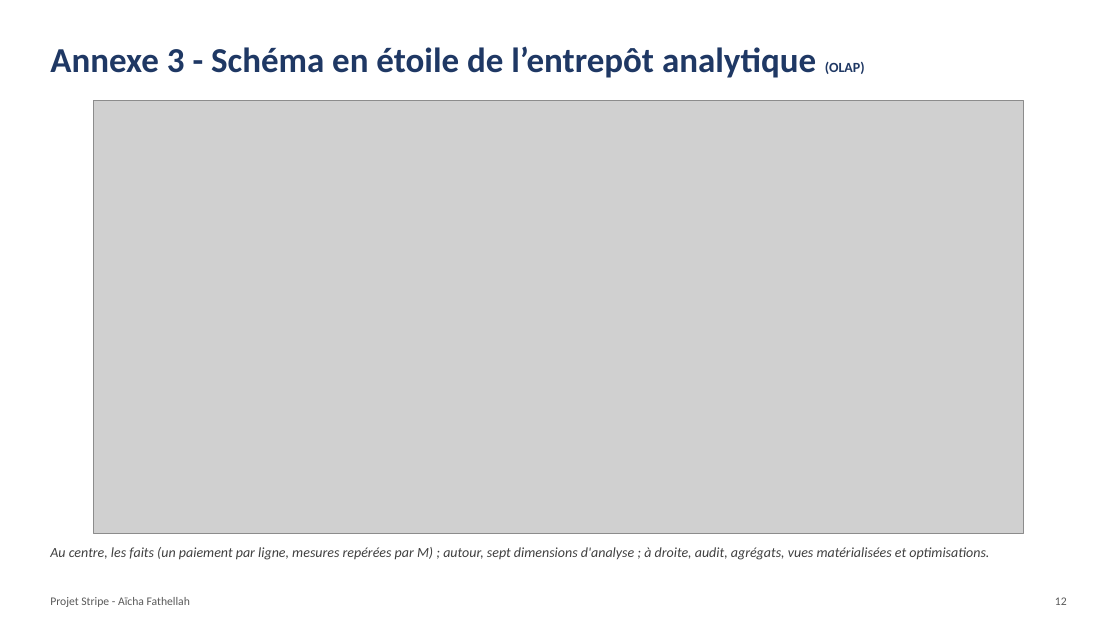
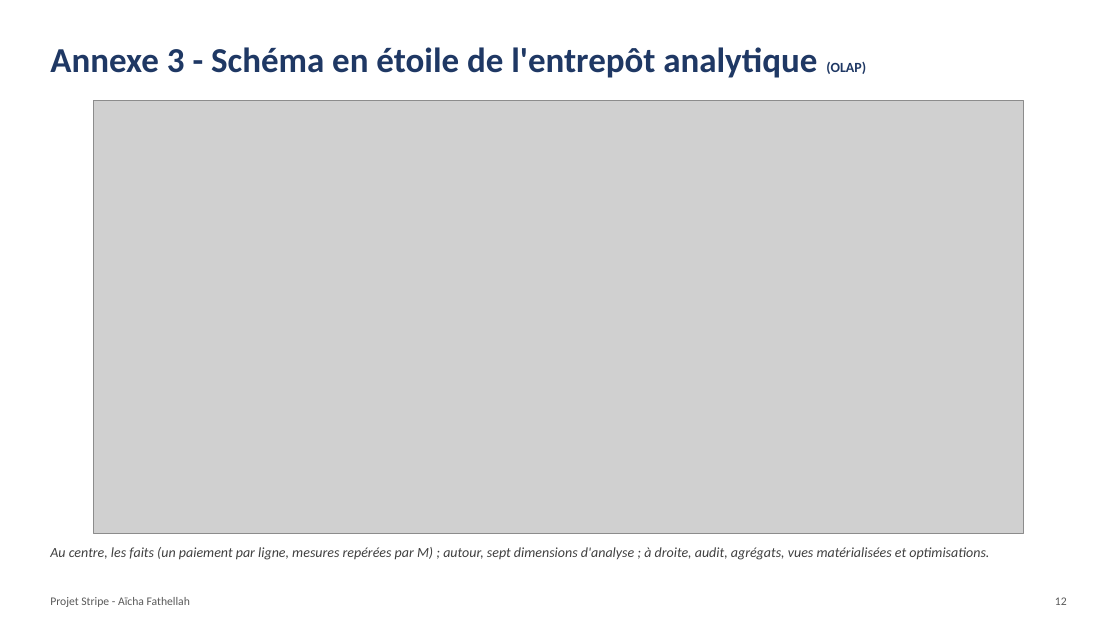
Before and after one commit to AichaFa/3-Projets_Lead, a slide deck: slide 12 of 2_Stripe_Business_Case/01_presentation/Presentation_Stripe.pptx. Drawn at 1120x630 pixels with LibreOffice and Linux fonts; fonts in the diff are those of the drawing; grey boxes stand for pictures. Boxes give left, top, right and bottom in pixels: in the first picture for what was removed or moved away, otherwise in the second. Text is boxed around its words. In the diff, an @@ line names an element or a change of style, - is before the commit and + after.

Commit message:
Présentation : corrections de texte (annexes 3, 4, 6, 8, 9 et résultats) ; schéma en étoile : cardinalités zéro ou plusieurs côté faits

```diff
--- a/2_Stripe_Business_Case/01_presentation/Presentation_Stripe.pptx
+++ b/2_Stripe_Business_Case/01_presentation/Presentation_Stripe.pptx
@@ title at [50, 47, 866, 78]: text changed @@
-Annexe 3 - Schéma en étoile de l’entrepôt analytique (OLAP)
+Annexe 3 - Schéma en étoile de l'entrepôt analytique (OLAP)
```
Also in this commit, not shown: 5 other slides changed, 5 other files.
